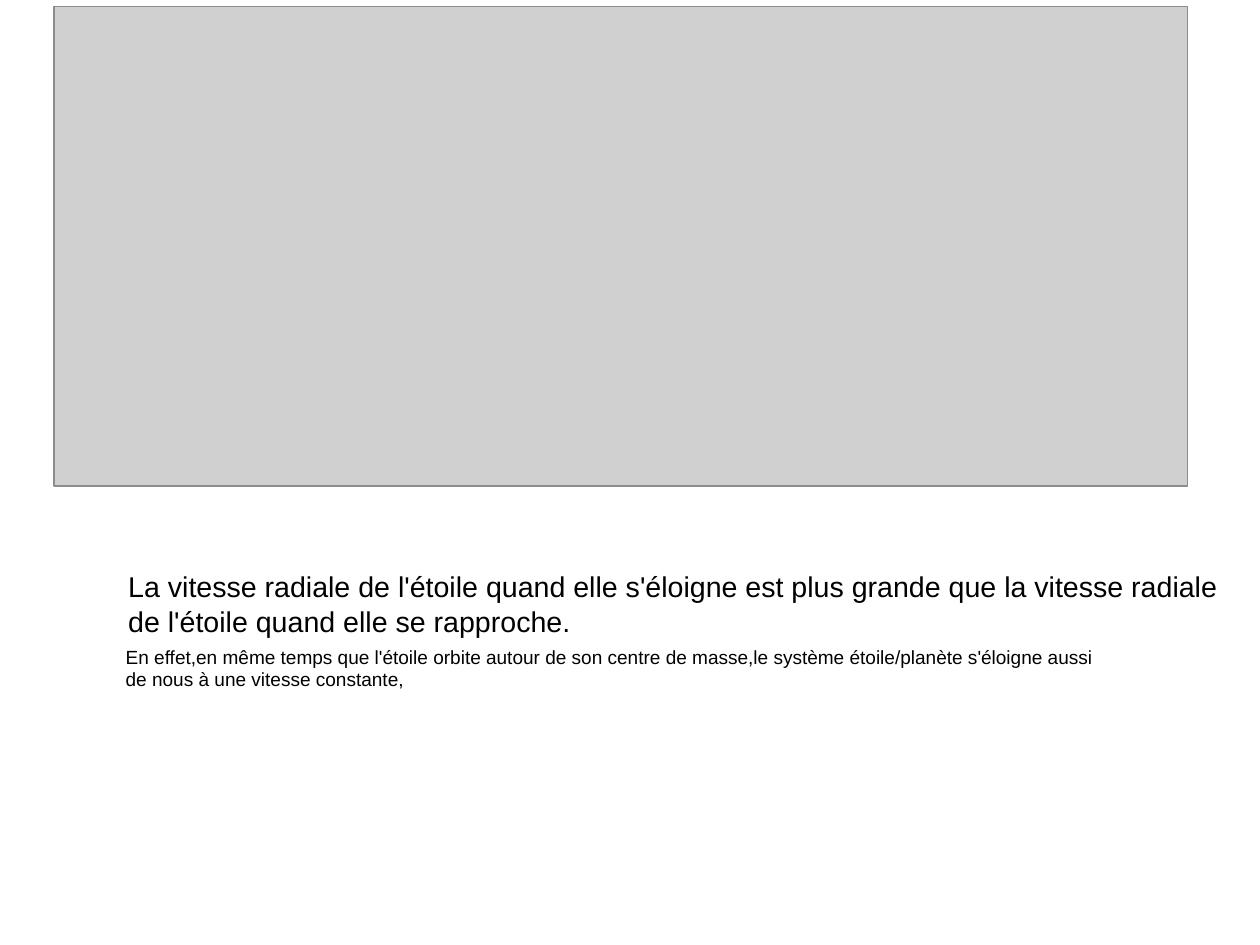
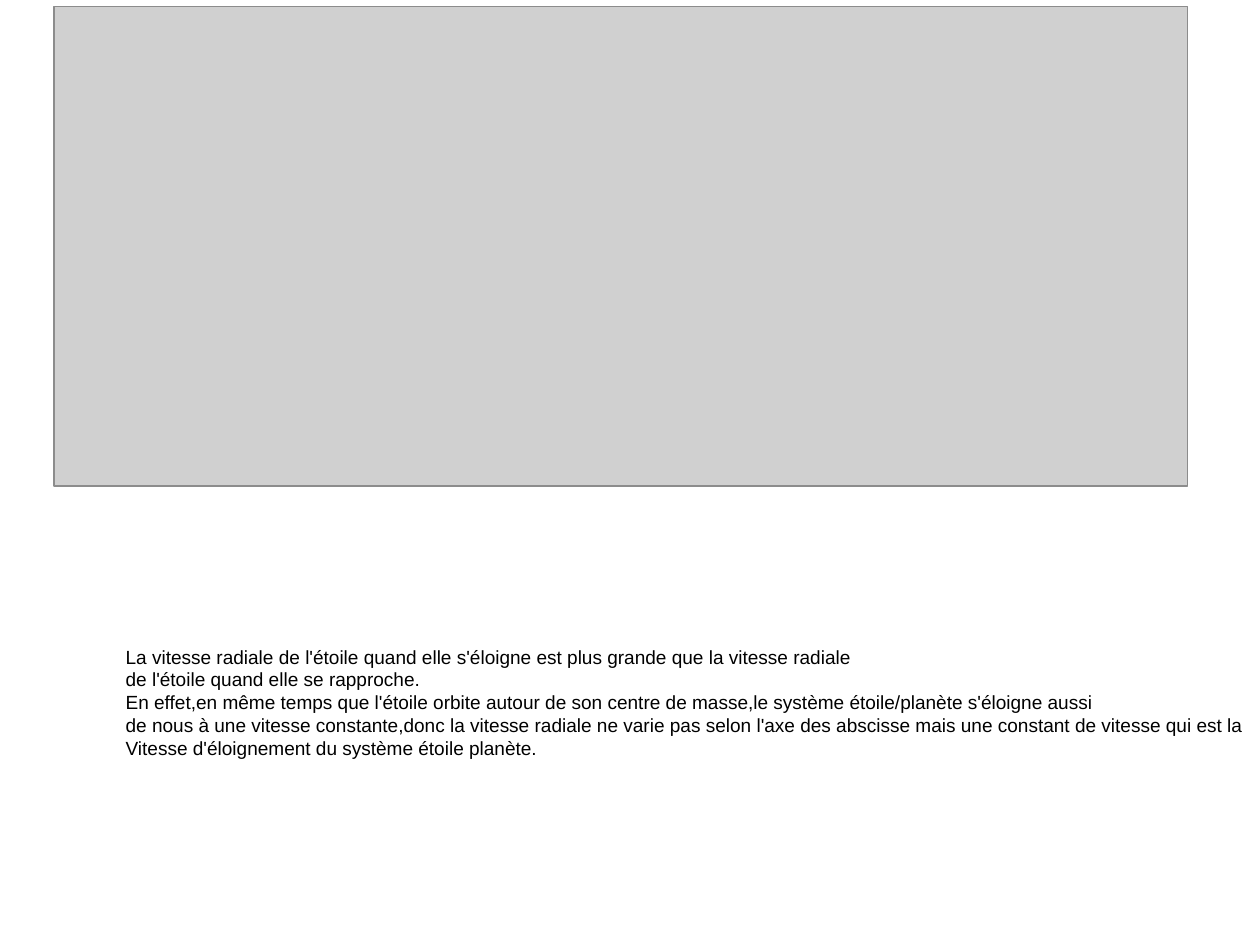
Before and after one commit to ARE-UPMC/are-gravite-2017-exoplantes-maxz, a slide deck: slide 15 of podcast.odp (slide 14 before the commit). Drawn at 1260x945 pixels with LibreOffice and Linux fonts; fonts in the diff are those of the drawing; grey boxes stand for pictures. Boxes give left, top, right and bottom in pixels: in the first picture for what was removed or moved away, otherwise in the second. Text is boxed around its words. In the diff, an @@ line names an element or a change of style, - is before the commit and + after.

```diff
--- a/podcast.odp
+++ b/podcast.odp
@@ text removed at (128,576,1217,637) @@
-La vitesse radiale de l'étoile quand elle s'éloigne est plus grande que la vitesse radiale
-de l'étoile quand elle se rapproche.
@@ text at (126,650,850,690): paragraphs added @@
+La vitesse radiale de l'étoile quand elle s'éloigne est plus grande que la vitesse radiale
+de l'étoile quand elle se rapproche.
@@ text at (126,718,1242,759): text changed @@
-de nous à une vitesse constante,
+de nous à une vitesse constante,donc la vitesse radiale ne varie pas selon l'axe des abscisse mais une constant de vitesse qui est la
+Vitesse d'éloignement du système étoile planète.
```
Also in this commit, not shown: 1 other slide changed, 5 slides added, 2 slides removed.
